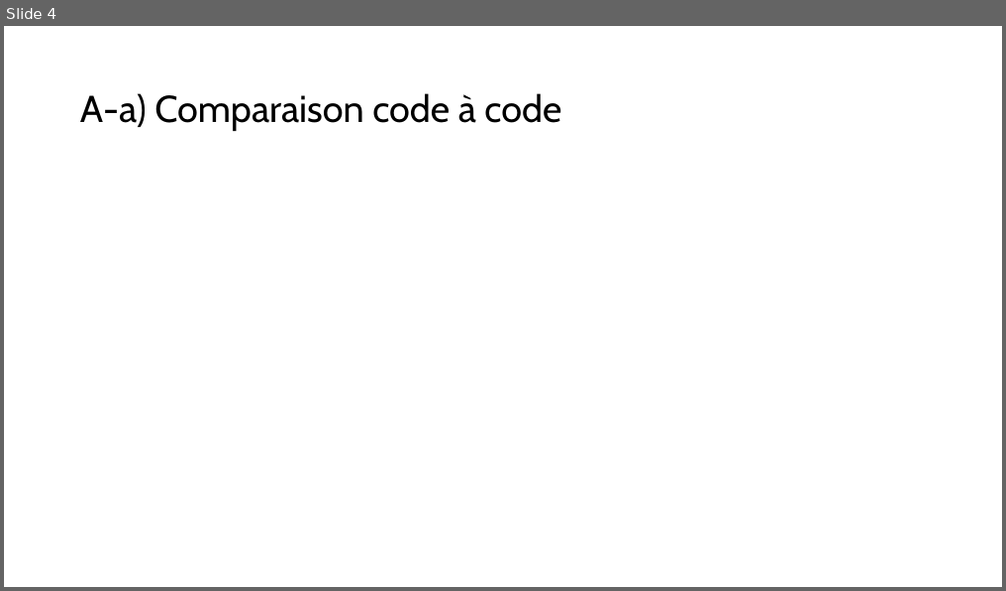
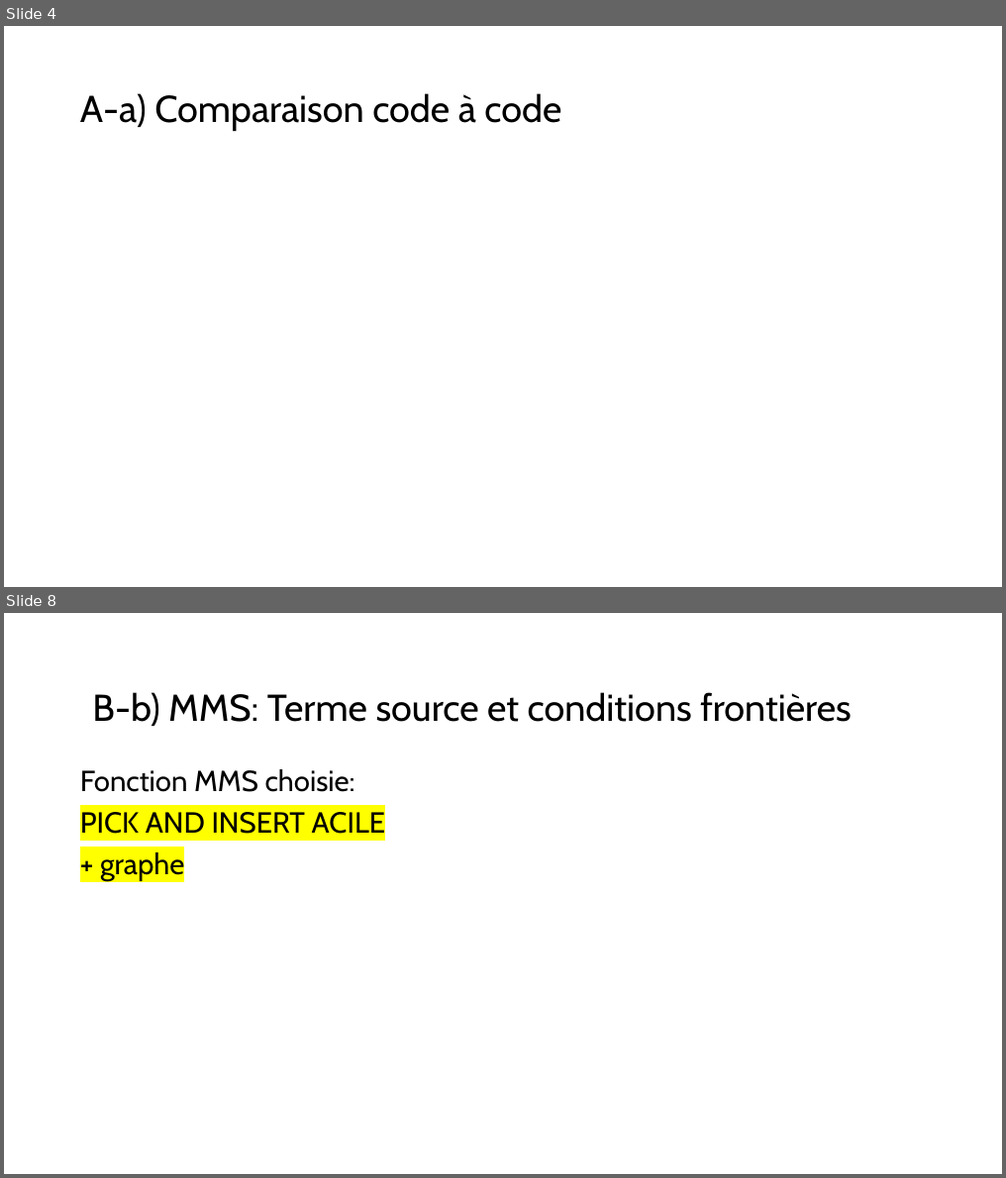
Before and after one commit to mehdibendaya/MEC8211DEV2, a slide deck: Devoir_2.pptx. Shown one above the other, each under a label of ours: slide 4 before the commit, slides 4 and 8 after it; the slides between them are not shown. The pictures are 1006x591 and 1006x1178 pixels, drawn with LibreOffice and Linux fonts; fonts in the diff are those of the drawing; grey boxes stand for pictures. Boxes give left, top, right and bottom in pixels: in the first picture for what was removed or moved away, otherwise in the second. Text is boxed around its words. In the diff, an @@ line names an element or a change of style, - is before the commit and + after.

```diff
--- a/Devoir_2.pptx
+++ b/Devoir_2.pptx
@@ slide 8 added at <box>4,613,1002,1174</box>, background #FFFFFF @@
@@ text added at <box>92,692,850,726</box>, 36 pt, text #000000 @@
+B-b) MMS: Terme source et conditions frontières
@@ text added at <box>80,769,385,881</box>, 28 pt, text #000000 @@
+Fonction MMS choisie:
+PICK AND INSERT ACILE
++ graphe
```
Also in this commit, not shown: 3 other slides added.
